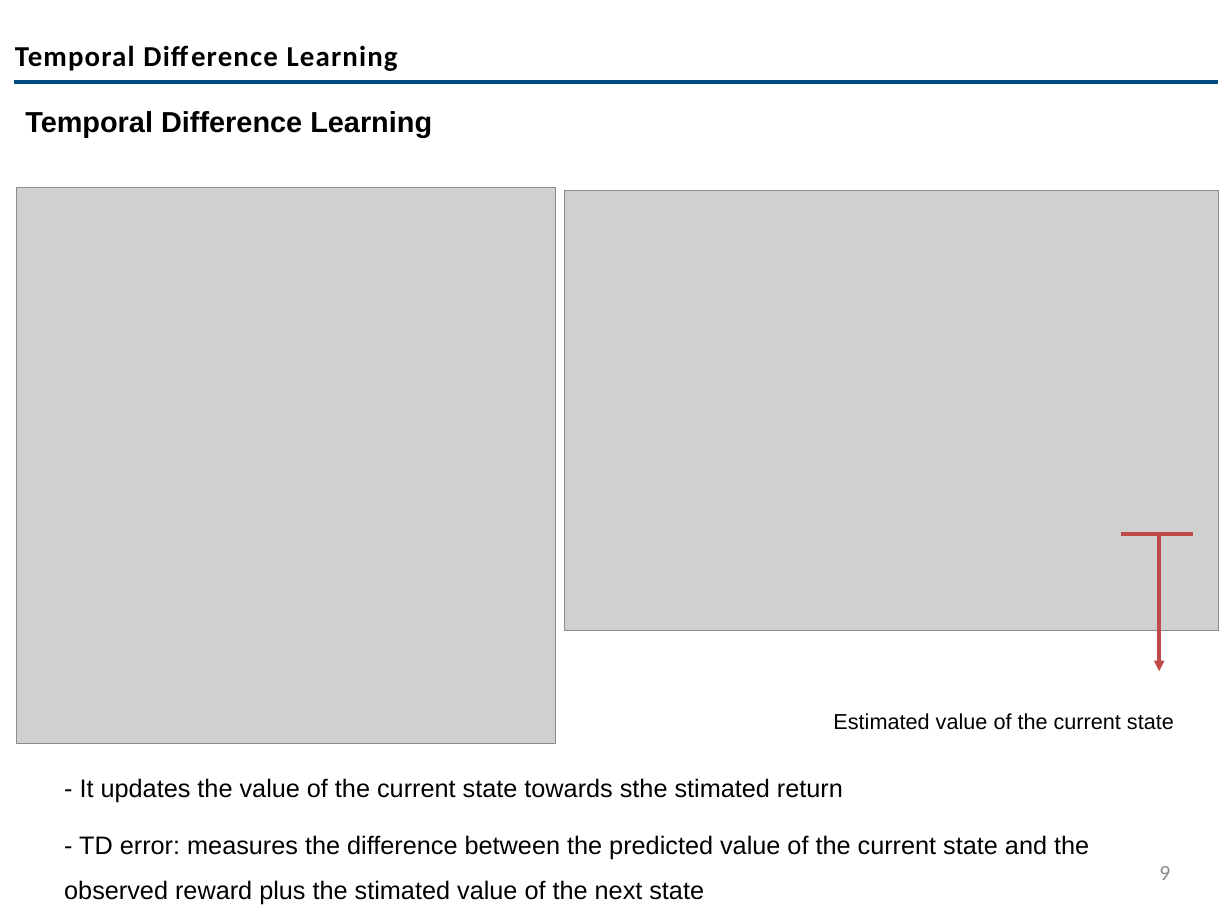
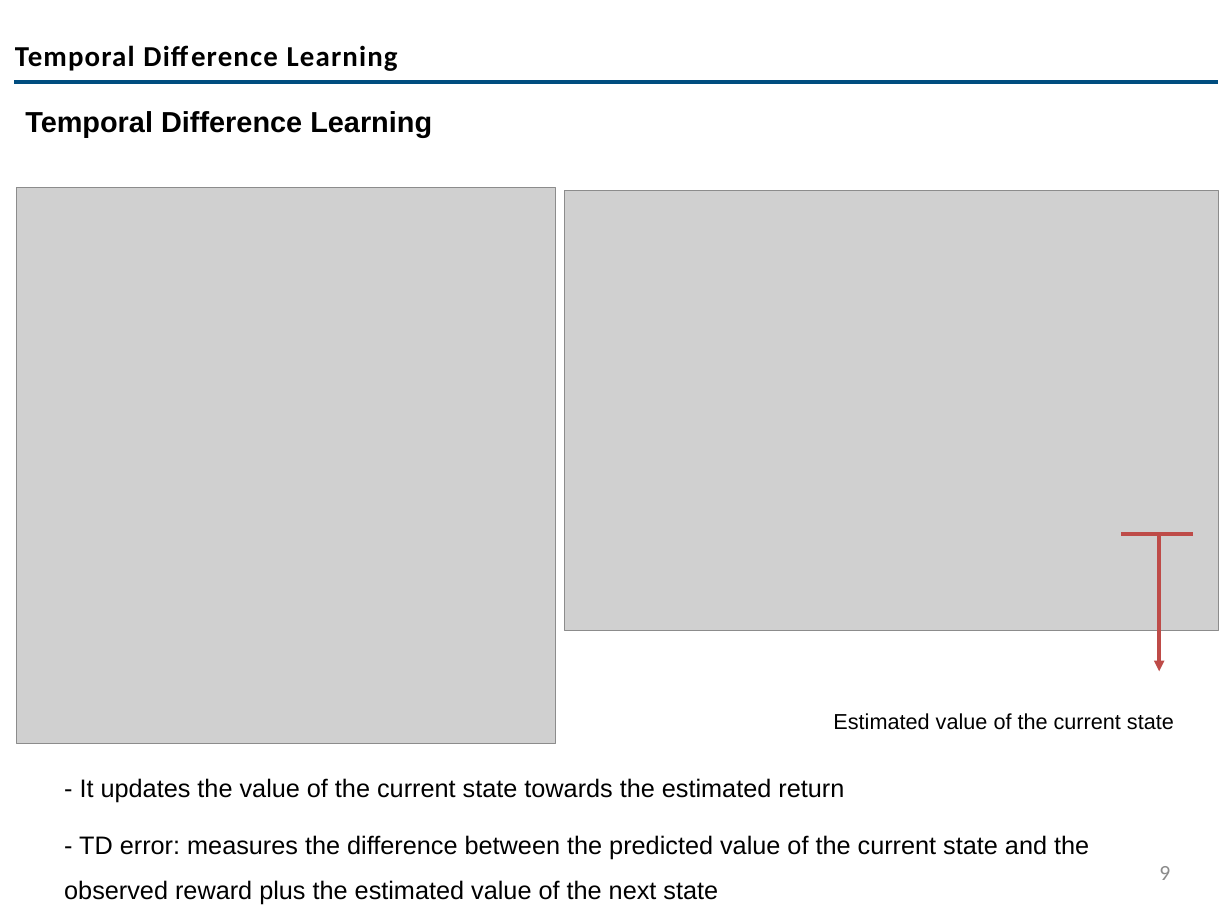
Before and after one commit to codemoo/MLCS-Internship-Program, a slide deck: slide 9 of 004 Reinforcement Learning/Introduction to RL-Part 2.pptx. Drawn at 1232x924 pixels with LibreOffice and Linux fonts; fonts in the diff are those of the drawing; grey boxes stand for pictures; background and template pictures are left out. Boxes give left, top, right and bottom in pixels: in the first picture for what was removed or moved away, otherwise in the second. Text is boxed around its words. In the diff, an @@ line names an element or a change of style, - is before the commit and + after.

```diff
--- a/004 Reinforcement Learning/Introduction to RL-Part 2.pptx
+++ b/004 Reinforcement Learning/Introduction to RL-Part 2.pptx
@@ text at box(64, 778, 1089, 905): text changed @@
-- It updates the value of the current state towards sthe stimated return
-- TD error: measures the difference between the predicted value of the current state and the observed reward plus the stimated value of the next state
+- It updates the value of the current state towards the estimated return
+- TD error: measures the difference between the predicted value of the current state and the observed reward plus the estimated value of the next state
```
Also in this commit, not shown: 5 other slides changed, 1 slide added, 2 slides removed, 1 other file.
